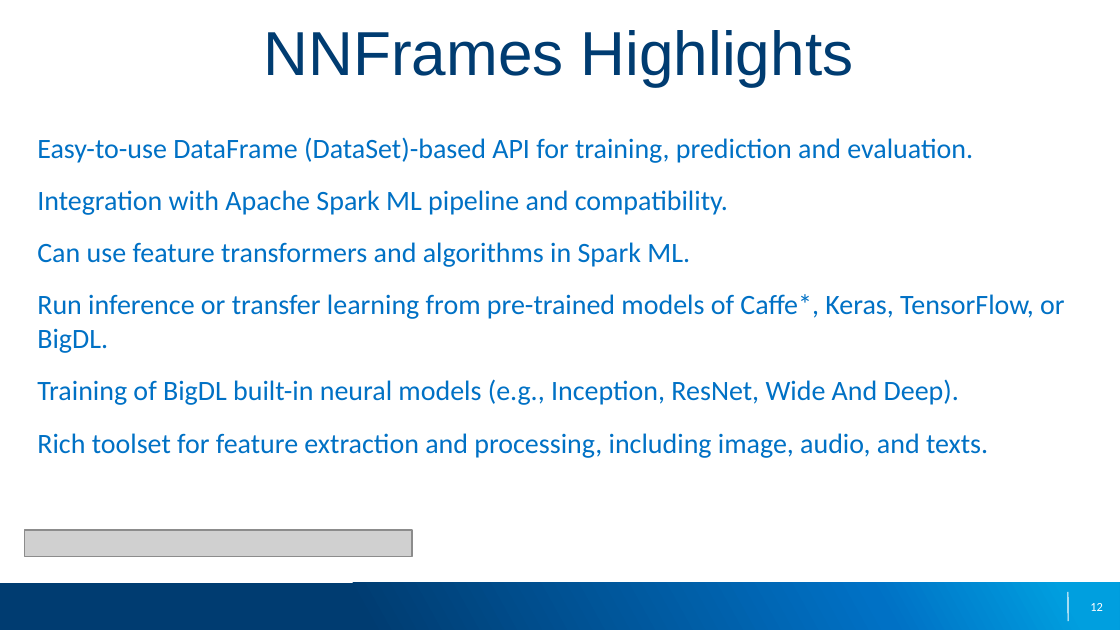
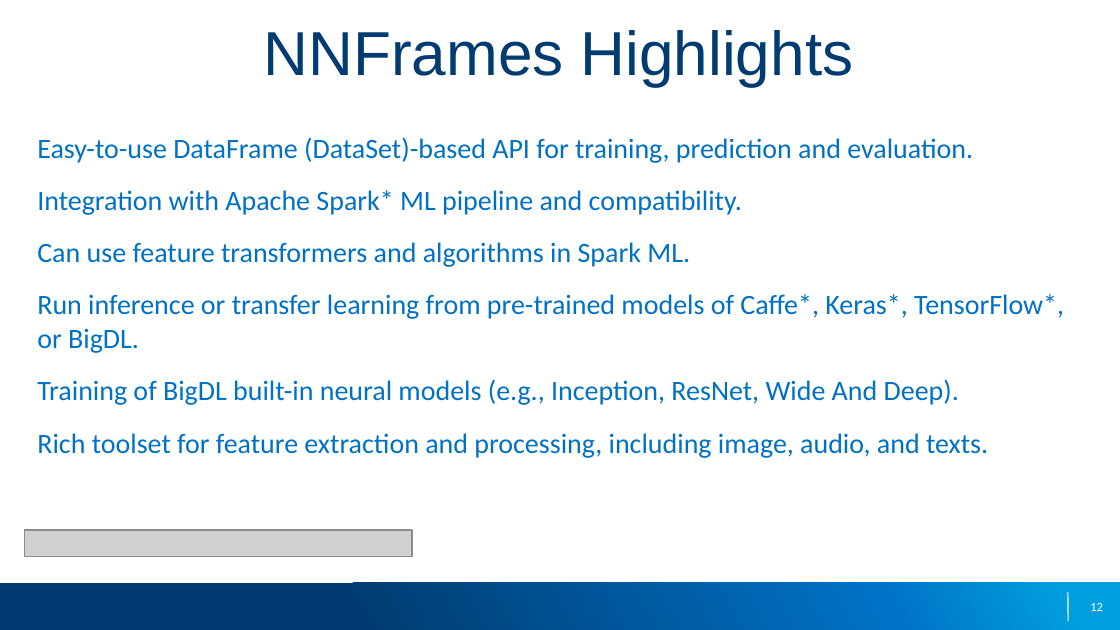
Before and after one commit to elephantscale/intel-analytics-zoo-tutorials, a slide deck: slide 12 of slides/1-Analytics-Zoo-Overview.pptx. Drawn at 1120x630 pixels with LibreOffice and Linux fonts; fonts in the diff are those of the drawing; grey boxes stand for pictures; background and template pictures are left out. Boxes give left, top, right and bottom in pixels: in the first picture for what was removed or moved away, otherwise in the second. Text is boxed around its words. In the diff, an @@ line names an element or a change of style, - is before the commit and + after.

```diff
--- a/slides/1-Analytics-Zoo-Overview.pptx
+++ b/slides/1-Analytics-Zoo-Overview.pptx
@@ text at <box>37,190,742,215</box>: text changed @@
-Integration with Apache Spark ML pipeline and compatibility.
+Integration with Apache Spark* ML pipeline and compatibility.
@@ text at <box>37,294,1064,353</box>: text changed @@
-Run inference or transfer learning from pre-trained models of Caffe*, Keras, TensorFlow, or BigDL.
+Run inference or transfer learning from pre-trained models of Caffe*, Keras*, TensorFlow*, or BigDL.
```
Also in this commit, not shown: 13 other slides changed.
